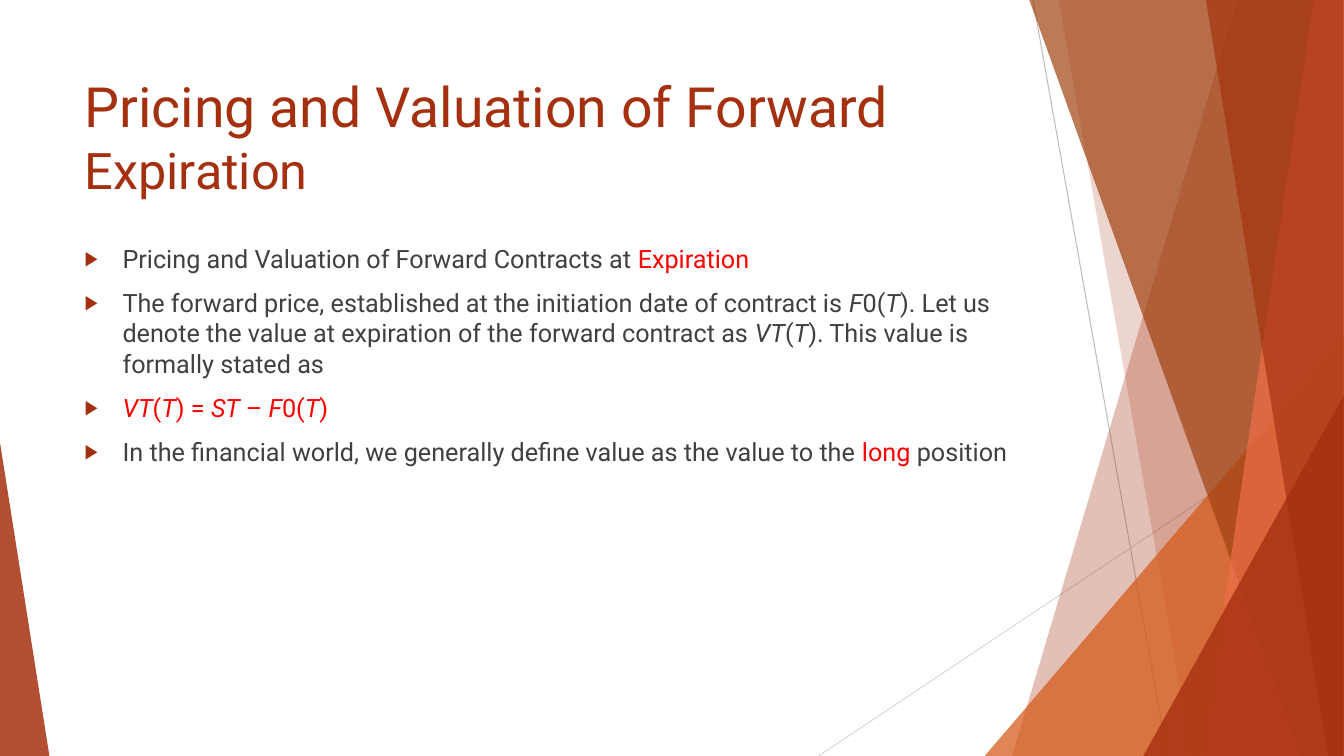
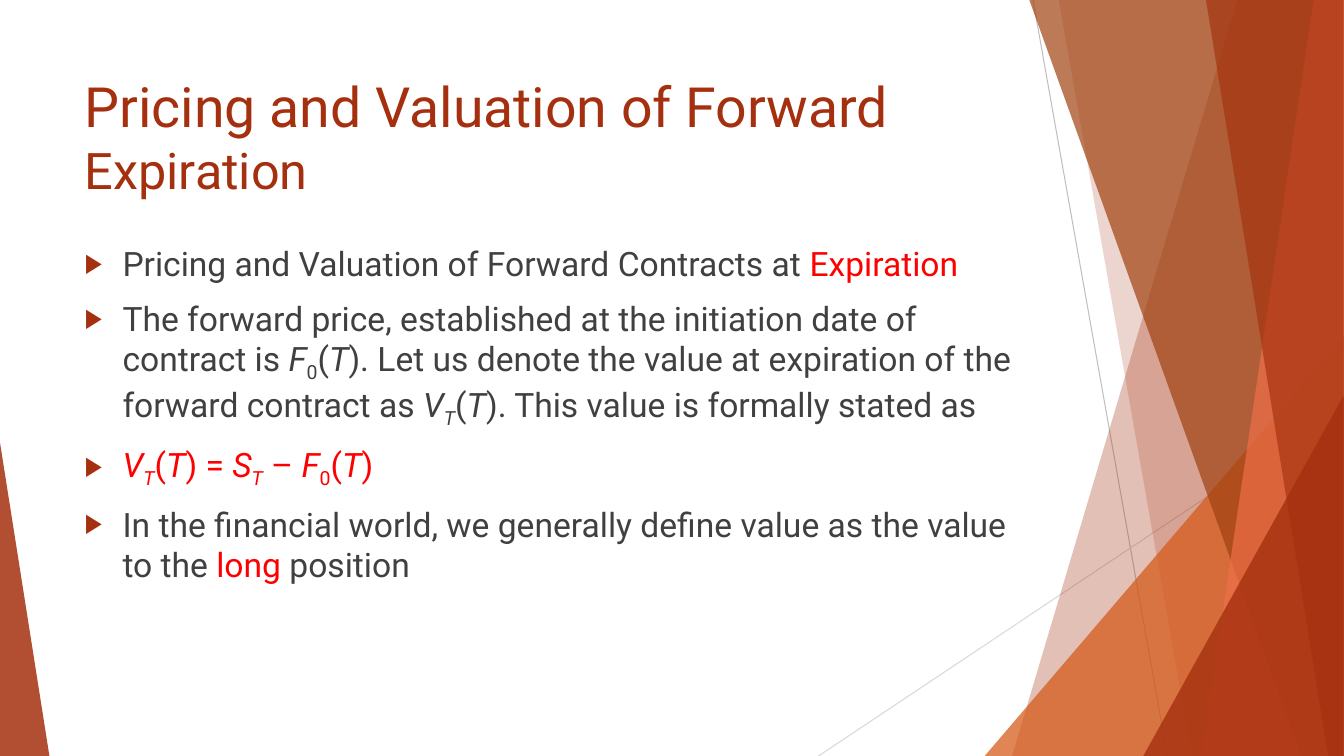
Before and after one commit to Isco0530/data, a slide deck: slide 16 of Reading 46.pptx (slide 14 before the commit). Drawn at 1344x756 pixels with LibreOffice and Linux fonts; fonts in the diff are those of the drawing. Boxes give left, top, right and bottom in pixels: in the first picture for what was removed or moved away, otherwise in the second. Text is boxed around its words. In the diff, an @@ line names an element or a change of style, - is before the commit and + after.

```diff
--- a/Reading 46.pptx
+++ b/Reading 46.pptx
@@ text "Pricing and Valuation of Forward ..." at [123, 250, 1011, 584]: size 18 to 24 pt; now subscript in "F0(T). VT(T).", "VT(T) ST F0(T)" @@
```
Also in this commit, not shown: 3 other slides changed, 4 slides added.
